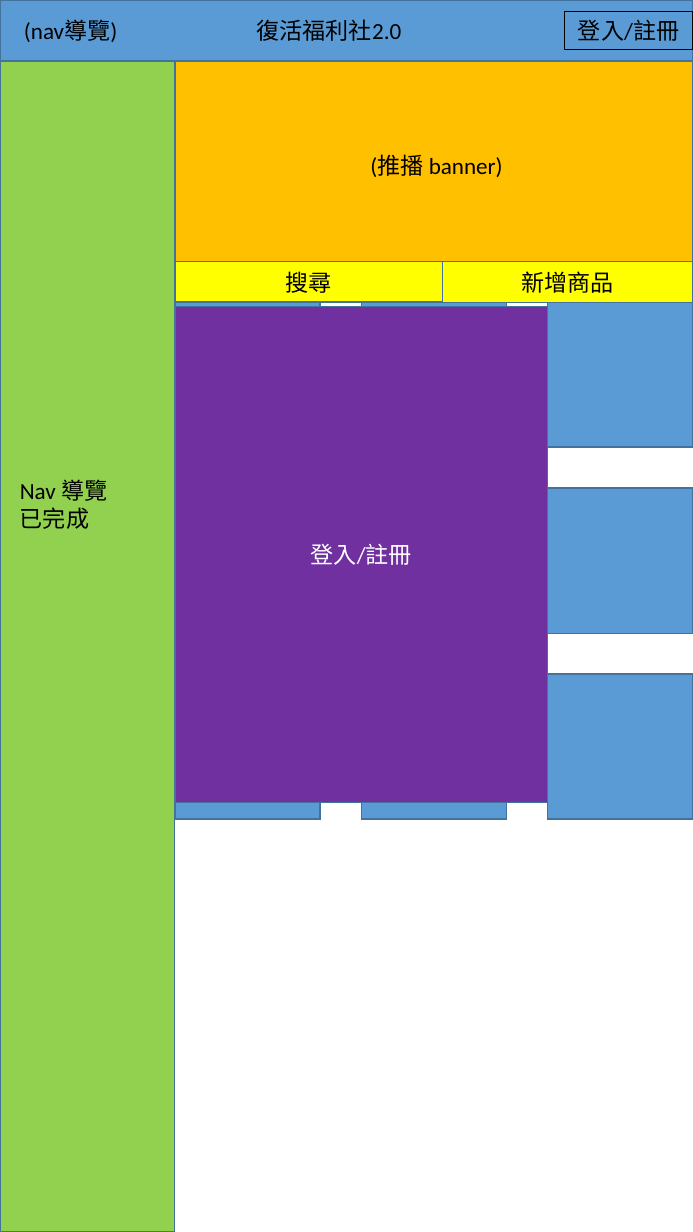
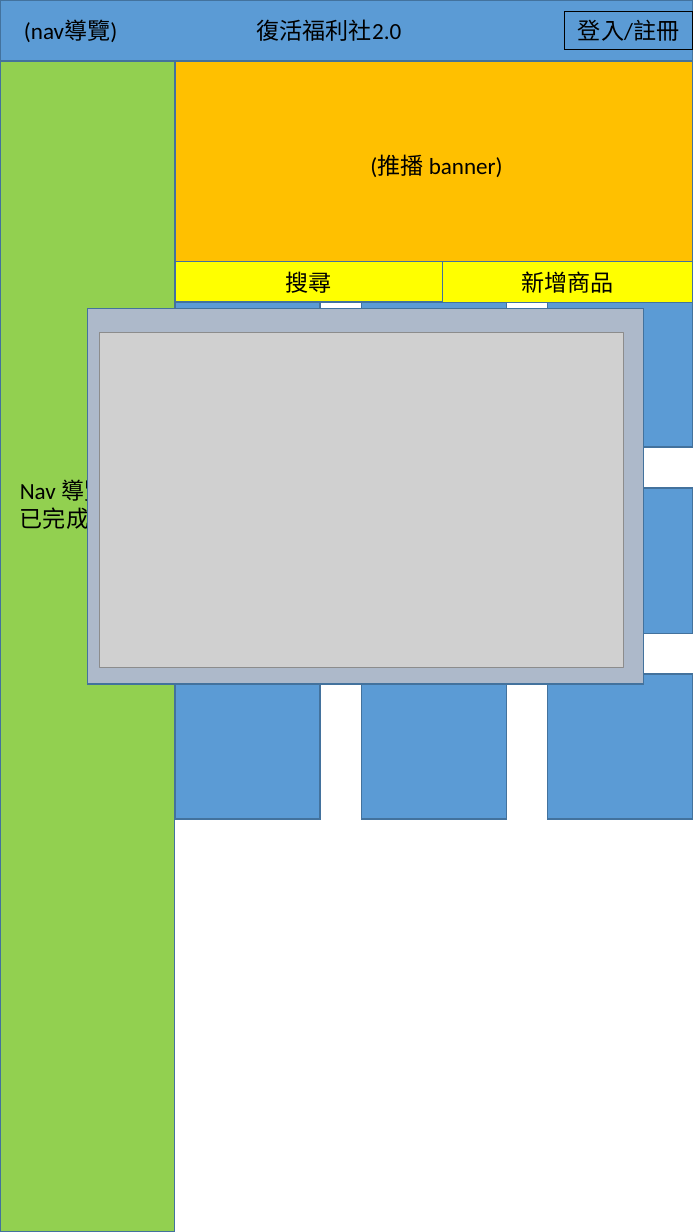
Before and after one commit to AustinChen123/108NCU_SA_GROUP13_Project, a slide deck: slide 3 of 網頁設計稿.pptx (slide 2 before the commit). Drawn at 693x1232 pixels with LibreOffice and Linux fonts; fonts in the diff are those of the drawing; grey boxes stand for pictures. Boxes give left, top, right and bottom in pixels: in the first picture for what was removed or moved away, otherwise in the second. Text is boxed around its words. In the diff, an @@ line names an element or a change of style, - is before the commit and + after.

```diff
--- a/網頁設計稿.pptx
+++ b/網頁設計稿.pptx
@@ rectangle added at (87,309,643,685), fill #ADB9CA, outline #43739E 1 pt @@
@@ rectangle removed at (175,306,548,803) @@
-登入/註冊
@@ picture added at (99,333,623,668) @@
@@ rectangle removed at (175,488,320,633) @@
```
Also in this commit, not shown: 4 other slides changed, 1 slide added, 2 other files.
